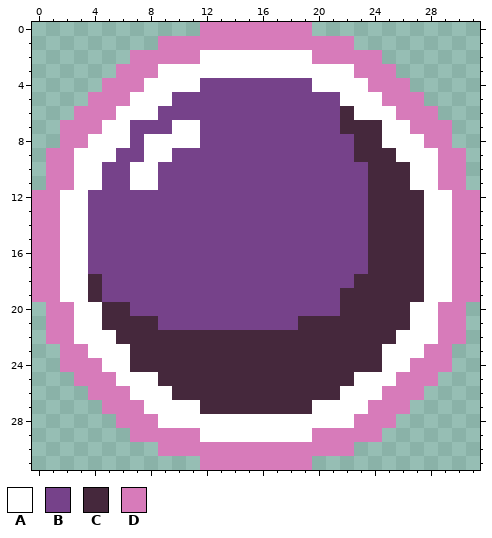
Two states of a pixel-art file, sprites/pea.ase. This is how it looked before the edit.
32x32 pixels, 1 frame.
Palette (. is transparent): A #ffffff  B #76428a  C #45283c  D #d77bba
Once edited:
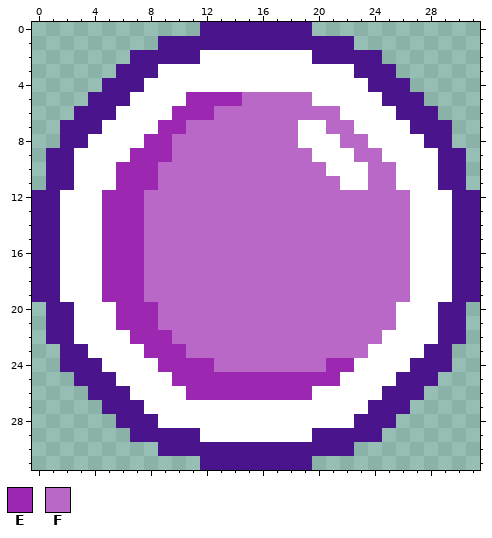
Colours new in this view: E #9c27b0  F #ba68c8
From old to new:
layer "Layer 3" now hidden
layer "Layer 2" now hidden
layer "Layer 5 Copy" added
layer "Layer 6 Copy" added
colour D: #d77bba -> #4a148c
Layer "Layer 6 Copy":
y 4: x 12..19 BBBBBBBB -> AAAAAAAA
y 5: x 10..21 BBBBBBBBBBBB -> AEEEEFFFFFAA
y 6: x 9..22 BBBBBBBBBBBBBC -> AEEEFFFFFFFFFA
y 7: x 7..24 BBBAABBBBBBBBBBCCC -> AAEEFFFFFFFFAAFFAA
y 8: x 7..24 BAAAABBBBBBBBBBBCC -> AEEFFFFFFFFFAAAFFA
y 9: x 6..25 BBAABBBBBBBBBBBBBCCC -> AEEEFFFFFFFFFFAAAFFA
y 10: x 5..26 BBAABBBBBBBBBBBBBBBCCC -> AEEEFFFFFFFFFFFFAAAFFA
y 11: x 5..26 BBAABBBBBBBBBBBBBBBCCC -> AEEEFFFFFFFFFFFFFAAFFA
y 12..17: x 4..27 BBBBBBBBBBBBBBBBBBBBCCCC -> AEEEFFFFFFFFFFFFFFFFFFFA
y 18: x 4..27 CBBBBBBBBBBBBBBBBBBCCCCC -> AEEEFFFFFFFFFFFFFFFFFFFA
y 19: x 4..27 CBBBBBBBBBBBBBBBBBCCCCCC -> AEEEFFFFFFFFFFFFFFFFFFFA
y 20: x 5..26 CCBBBBBBBBBBBBBBBCCCCC -> AEEEFFFFFFFFFFFFFFFFFA
y 21: x 5..26 CCCCBBBBBBBBBBCCCCCCCC -> AEEEFFFFFFFFFFFFFFFFFA
y 22: x 6..25 CCCCCCCCCCCCCCCCCCCC -> AEEEFFFFFFFFFFFFFFFA
y 23: x 7..24 CCCCCCCCCCCCCCCCCC -> AEEEFFFFFFFFFFFFFA
y 24: x 7..24 CCCCCCCCCCCCCCCCCC -> AAEEEEFFFFFFFFEEAA
y 25: x 9..22 CCCCCCCCCCCCCC -> AEEEEEEEEEEEEA
y 26: x 10..21 CCCCCCCCCCCC -> AEEEEEEEEEAA
y 27: x 12..19 CCCCCCCC -> AAAAAAAA
Boxes around the changes in both pictures, in picture pixels (x1, y1, x2, y2):
changed: (32, 22, 480, 470)
